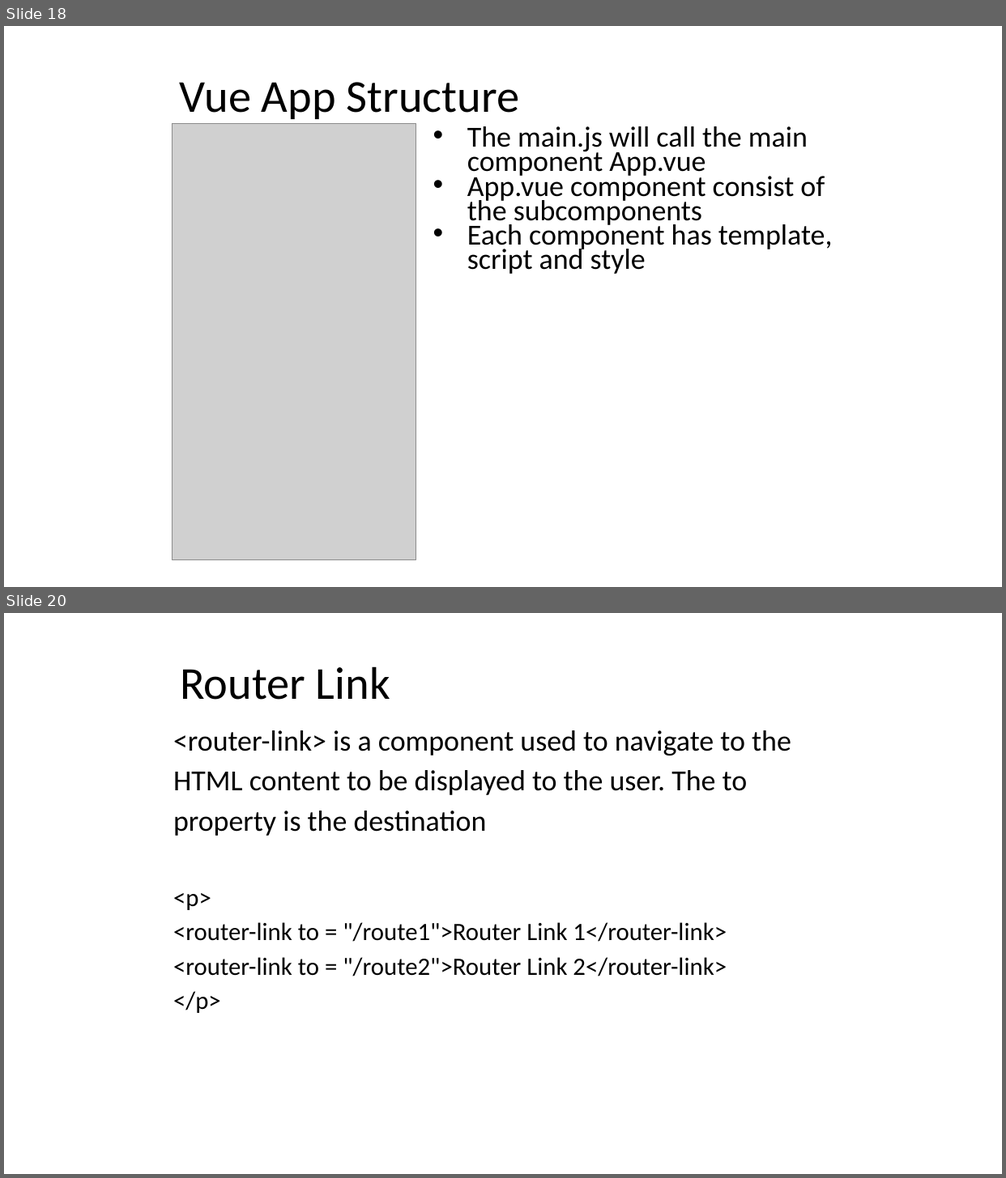
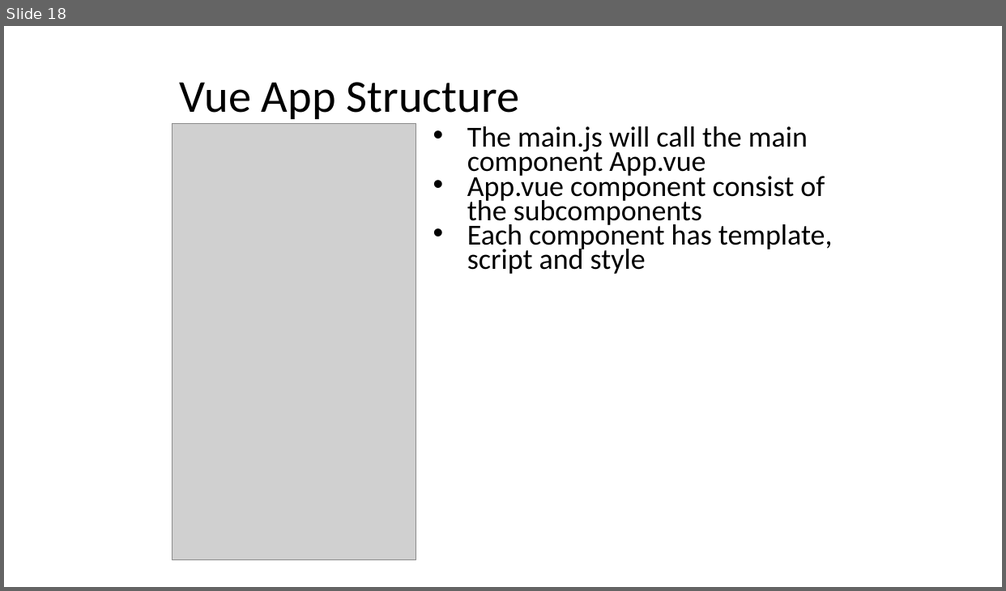
Before and after one commit to auzadventure/vue-advanced, a slide deck: Vue JS 102.pptx. Shown one above the other, each under a label of ours: slides 18 and 20 before the commit, slide 18 after it; the slides between them are not shown. The pictures are 1006x1178 and 1006x591 pixels, drawn with LibreOffice and Linux fonts; fonts in the diff are those of the drawing; grey boxes stand for pictures. Boxes give left, top, right and bottom in pixels: in the first picture for what was removed or moved away, otherwise in the second. Text is boxed around its words. In the diff, an @@ line names an element or a change of style, - is before the commit and + after.

```diff
--- a/Vue JS 102.pptx
+++ b/Vue JS 102.pptx
@@ slide 20 removed at [4,613,1002,1174], background #FFFFFF @@
@@ title removed at [180,666,390,700] @@
-Router Link
@@ text removed at [173,730,791,1013] @@
-<router-link> is a component used to navigate to the HTML content to be displayed to the user. The to property is the destination
-<p>
-<router-link to = "/route1">Router Link 1</router-link>
-<router-link to = "/route2">Router Link 2</router-link>
-</p>
```
Also in this commit, not shown: 8 slides changed, 4 slides added, 6 other slides removed, 1 other file.
